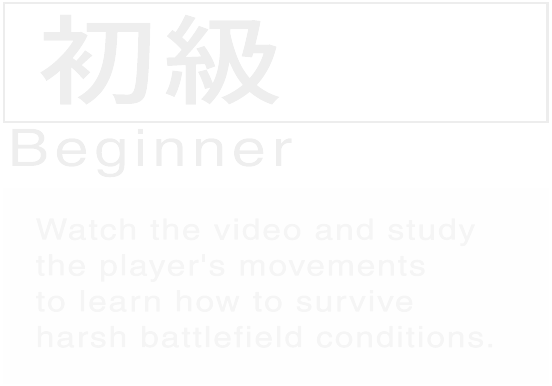
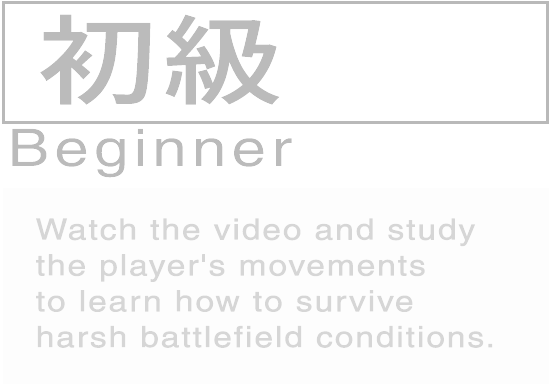
Revision of a layered 552x386 image; what changed, layer by layer:
"Group 1": opacity 50% → 100% over [2, 1, 549, 348]
painted on "Layer 3" over [2, 1, 549, 124]